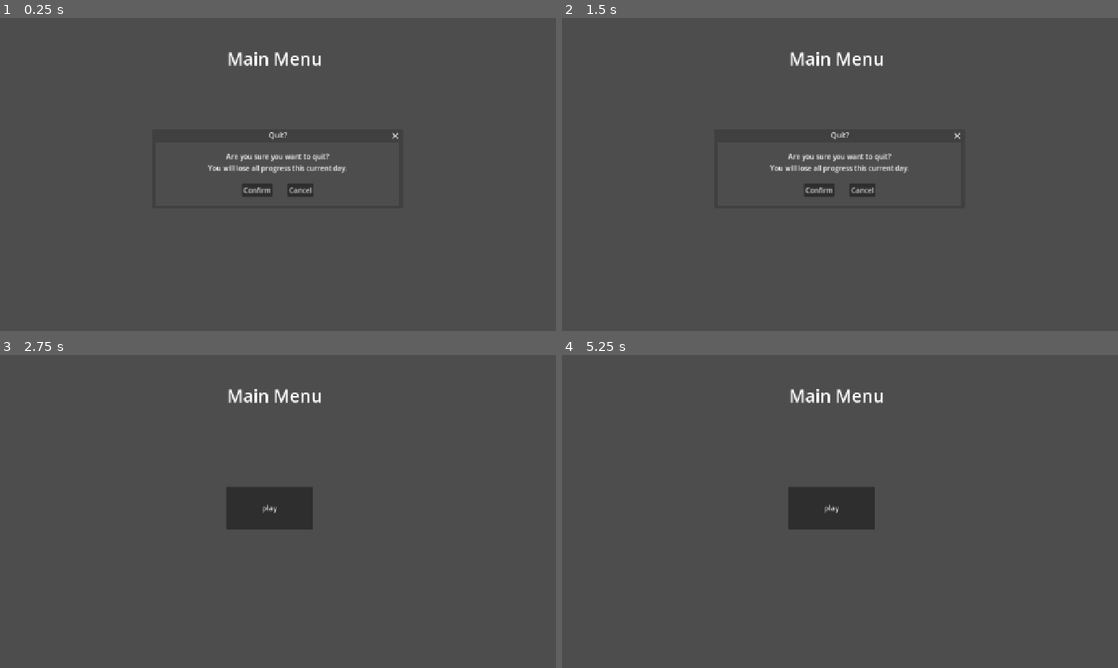
Above: before the commit, frames 1-4 (two rows, left to right).
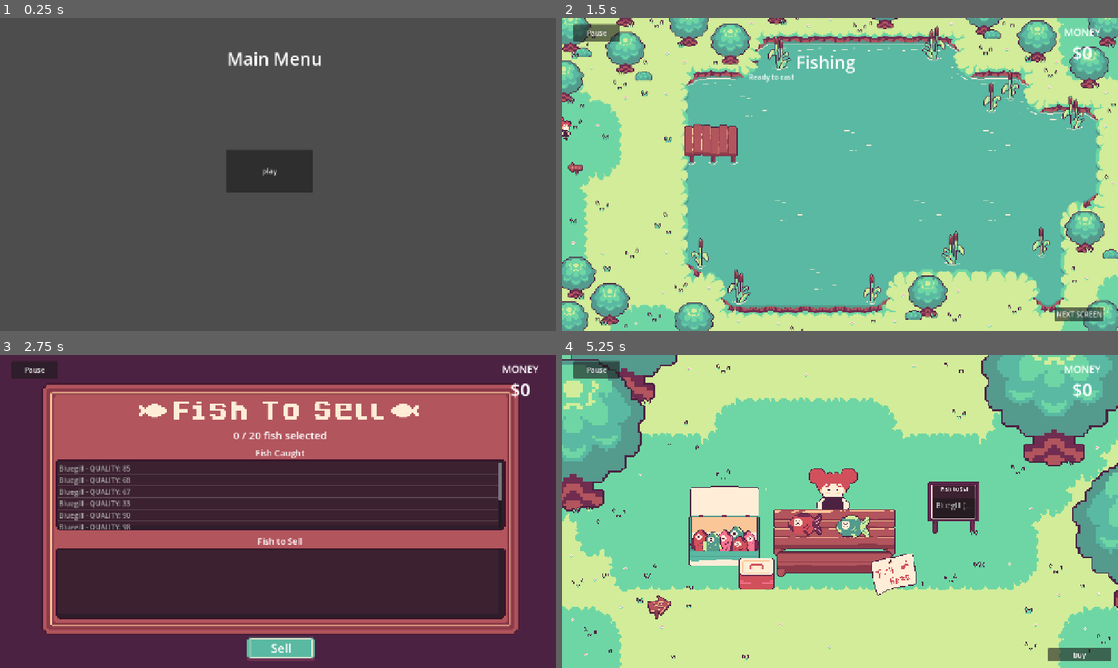
Above: after the commit, the same moments.

Repository: V-Mirea/comfy-summer-fishing-game
Game: Godot game, scene res://assets/game/game.tscn
The game is run twice, just before and just after one commit, with the same random seed, the same clock (stepped at 60 frames per second) and the same inputs. The engine's default icon, where the game draws it, is replaced by a stand-in: a white triangle on a blue panel in a dark square.
Inputs (mouse positions are in pixels of both pictures, inside the frame that each line leads up to):
- Up to frame 1 (0.25 s): no input
- Up to frame 2 (1.5 s): click "play" at 0.5 s; click (828, 171) at 1.25 s, where only the run before the commit has a clickable "play"
- Up to frame 3 (2.75 s): click (517, 652) at 2 s, where only the run after the commit has a clickable "NEXT SCREEN"
- Up to frame 4 (5.25 s): click (595, 370) at 2.75 s, where only the run after the commit has a clickable "Pause"; click (840, 642) at 3.5 s, where only the run after the commit has a clickable "Resume"; tap Enter at 4.25 s; move the mouse to (962, 495) at 4.27 s; hold Right (ui_right) 4.28-5 s; hold E (interact) 4.28-5 s; click (962, 495) at 4.42 s; click (845, 649) at 5 s, where only the run after the commit has a clickable "Sell"

The runs differ from the first frame. In frame 1, 2.2% of the frame differs, in the area x 37-72%, y 36-58%; in frame 2, 99%, in the area x 0-100%, y 0-100%; in frame 3, 97%; in frame 4, 99%.

Commit message:
ensure quit confirm popup doesn't show up before it should

Diff:
--- a/assets/global/pause_menu/pause_menu.gd
+++ b/assets/global/pause_menu/pause_menu.gd
@@ -13,6 +13,7 @@
 func _ready() -> void:
 	process_mode = Node.PROCESS_MODE_ALWAYS
 	visible = false
+	popup_window.hide()
 
 func _unhandled_input(event: InputEvent) -> void:
 	if event.is_action_pressed("pause"):
